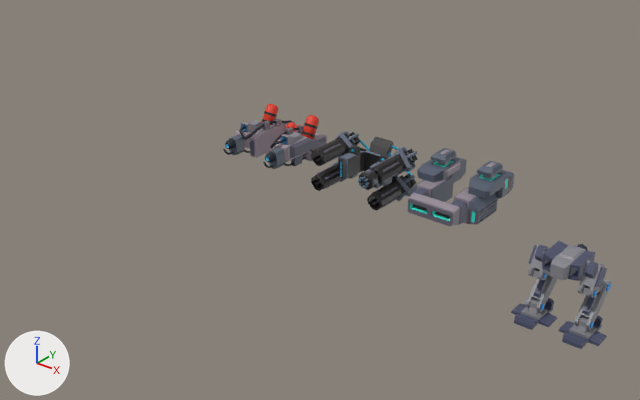
A saved change to the FBX model Assets/04.Models/Robot.fbx.
One viewpoint serves both versions: a camera (50 mm lens) standing at (23.9, -62.7, 42.6) and looking at (-26.4, 0.2, 3.7). Lighting does not change. The marker at lower left points along +X, +Y and +Z. Where no turn or scale is listed for an object, it has been applied to the vertices. Vertices at the same position are counted once.

Names of what the first picture shows: 'Legs', 'Weapon_1', 'Weapon_2', 'Weapon_3'.
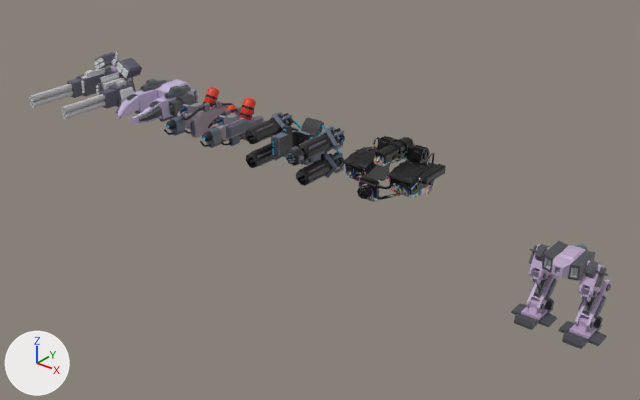
Where the change shows, as pixel boxes (x1, y1, x2, y2) in the pictures (640 x 400 px):
'Weapon_2', moved
    before: (311, 131, 418, 210)
    after: (245, 112, 345, 186)
'Weapon_1', reshaped, moved (22% narrower, 42% shorter)
    before: (408, 148, 514, 226)
    after: (116, 79, 198, 124)
'Weapon_3', moved
    before: (223, 104, 327, 169)
    after: (164, 87, 264, 148)
'Cylinder.004', added (black)
    after: (342, 136, 438, 202)
'Cylinder', added (black)
    after: (373, 137, 414, 167)
'Cube.001', added
    after: (136, 88, 196, 116)
'Cylinder.005', added
    after: (419, 164, 446, 185)
'Cylinder.003', added
    after: (357, 187, 368, 198)
part 1 of me_weapon_1, rebuilt
    before: (408, 175, 498, 226)
    after: (116, 79, 198, 124)
part 2 of me_weapon_1, added
    after: (165, 86, 191, 99)
part 3 of me_weapon_1, added
    after: (141, 79, 167, 92)
part 4 of me_weapon_1, deleted
    before: (468, 161, 514, 199)
part 5 of me_weapon_1, deleted
    before: (417, 148, 467, 183)
part 6 of me_legs, built on
    before: (528, 244, 607, 298)
    after: (529, 244, 607, 322)
part 7 of me_legs, surface changed
    both: (511, 241, 611, 349)
'Weapon_0', unchanged, uncovered by the edit
    after: (29, 52, 142, 119)

Diff of the bpy script that builds the scene:
```diff
--- a/Assets/04.Models/Robot.fbx.py
+++ b/Assets/04.Models/Robot.fbx.py
@@ me_legs @@
 # used by ob_legs; location = (0.0, 0.35, 6.83); rotation_euler = (1.571, 0.0, 0.0), in degrees (90, 0, 0); scale = (0.01, 0.01, 0.01)
-me_legs.from_pydata(...)  # 1044 vertices, 951 faces; spans x -398.0..398.0, y -681.0..4.0, z -293.0..283.0
+me_legs.from_pydata(...)  # 1472 vertices, 1363 faces; spans x -398.0..398.0, y -681.0..4.0, z -293.0..283.0
+# me_legs part 6: 12 vertices moved from x -279.0..279.0, y -289.0..3.0, z -44.0..148.0 to x -271.0..271.0, y -289.0..4.0, z -39.0..148.0; 68 vertices removed from x -309.0..309.0, y -300.0..3.0, z -44.0..248.0; 328 vertices added at x -309.0..309.0, y -538.0..4.0, z -150.0..248.0
+# me_legs part 7: 812 kept faces spanning x -398.0..398.0, y -681.0..4.0, z -293.0..283.0 get new texture (UV) coordinates
 me_legs.materials.append(mat_material)
@@ me_weapon_1 @@
-me_weapon_1.from_pydata(...)  # 908 vertices, 902 faces; spans x -3.67..3.67, y -3.97..4.85, z -1.1..3.08
+me_weapon_1.from_pydata(...)  # 886 vertices, 869 faces; spans x -2.61..2.61, y -7.37..1.86, z -1.45..1.94
+# me_weapon_1 part 1: the loose piece of 448 vertices spanning x -3.48..3.48, y -3.97..1.9, z -1.1..1.1 is rebuilt with 590 vertices and now spans x -2.61..2.61, y -7.37..1.78, z -1.45..1.55, in mat_material (picture img_lastdecaffeinepalette_png)
+# me_weapon_1 part 2: a new loose piece of 100 vertices spanning x 1.45..2.48, y -2.72..0.75, z 1.0..1.94, in mat_material (picture img_lastdecaffeinepalette_png)
+# me_weapon_1 part 3: a new loose piece of 100 vertices spanning x -2.48..-1.45, y -2.72..0.75, z 1.0..1.94, in mat_material (picture img_lastdecaffeinepalette_png)
+# me_weapon_1 part 4: the loose piece of 230 vertices spanning x 1.2..3.67, y -0.61..4.85, z 0.1..3.08 is deleted
+# me_weapon_1 part 5: the loose piece of 230 vertices spanning x -3.67..-1.2, y -0.61..4.85, z 0.1..3.08 is deleted
 me_weapon_1.materials.append(mat_material)
-me_weapon_1.materials.append(mat_emissionmat)  # picture img_lastdecaffeinepalette_png
@@ ob_weapon_2 @@
 ob_weapon_2 = bpy.data.objects.new('Weapon_2', me_weapon_2)
-ob_weapon_2.location = (-21.01, 0.24, 8.51)
+ob_weapon_2.location = (-29.56, 0.24, 8.51)
@@ ob_weapon_1 @@
 ob_weapon_1 = bpy.data.objects.new('Weapon_1', me_weapon_1)
-ob_weapon_1.location = (-11.31, 0.24, 8.51)
+ob_weapon_1.location = (-49.8, 2.46, 8.84)
@@ ob_weapon_3 @@
 ob_weapon_3 = bpy.data.objects.new('Weapon_3', me_weapon_3)
-ob_weapon_3.location = (-31.4, 0.24, 8.51)
+ob_weapon_3.location = (-39.93, 0.24, 8.51)
@@ ob_cylinder @@
+ob_cylinder = bpy.data.objects.new('Cylinder', me_cylinder_002)  # 334 vertices, 328 faces; spans x -0.8..0.8, y -4.13..0.76, z -1.09..0.89; in mat_material (picture img_lastdecaffeinepalette_png)
+ob_cylinder.location = (-18.42, 2.94, 10.65)
@@ ob_cube_001 @@
+ob_cube_001 = bpy.data.objects.new('Cube.001', me_cube_001)  # 648 vertices, 580 faces; spans x -6.1..1.24, y -1.97..1.75, z -1.06..1.06; in mat_material (picture img_lastdecaffeinepalette_png), mat_emissionmat (picture img_lastdecaffeinepalette_png)
+ob_cube_001.location = (-47.37, 1.29, 8.84)
@@ ob_cylinder_004 @@
+ob_cylinder_004 = bpy.data.objects.new('Cylinder.004', me_cylinder_008)  # 1596 vertices, 1495 faces; spans x -3.96..3.96, y -0.59..6.7, z -1.51..2.89; in mat_material (picture img_lastdecaffeinepalette_png), mat_emissionmat (picture img_lastdecaffeinepalette_png)
+ob_cylinder_004.location = (-18.42, -3.01, 8.25)
@@ ob_cylinder_005 @@
+ob_cylinder_005 = bpy.data.objects.new('Cylinder.005', me_cylinder_005)  # 116 vertices, 96 faces; spans x -0.4..0.4, y -3.25..0.0, z -0.4..0.4; in mat_material (picture img_lastdecaffeinepalette_png)
+ob_cylinder_005.location = (-12.75, 0.37, 10.8)
@@ ob_cylinder_003 @@
+ob_cylinder_003 = bpy.data.objects.new('Cylinder.003', me_cylinder_007)  # 304 vertices, 226 faces; spans x -0.544..0.544, y -0.441..0.0, z -0.544..0.544; in mat_material (picture img_lastdecaffeinepalette_png)
+ob_cylinder_003.location = (-18.42, -3.6, 8.25)
```
